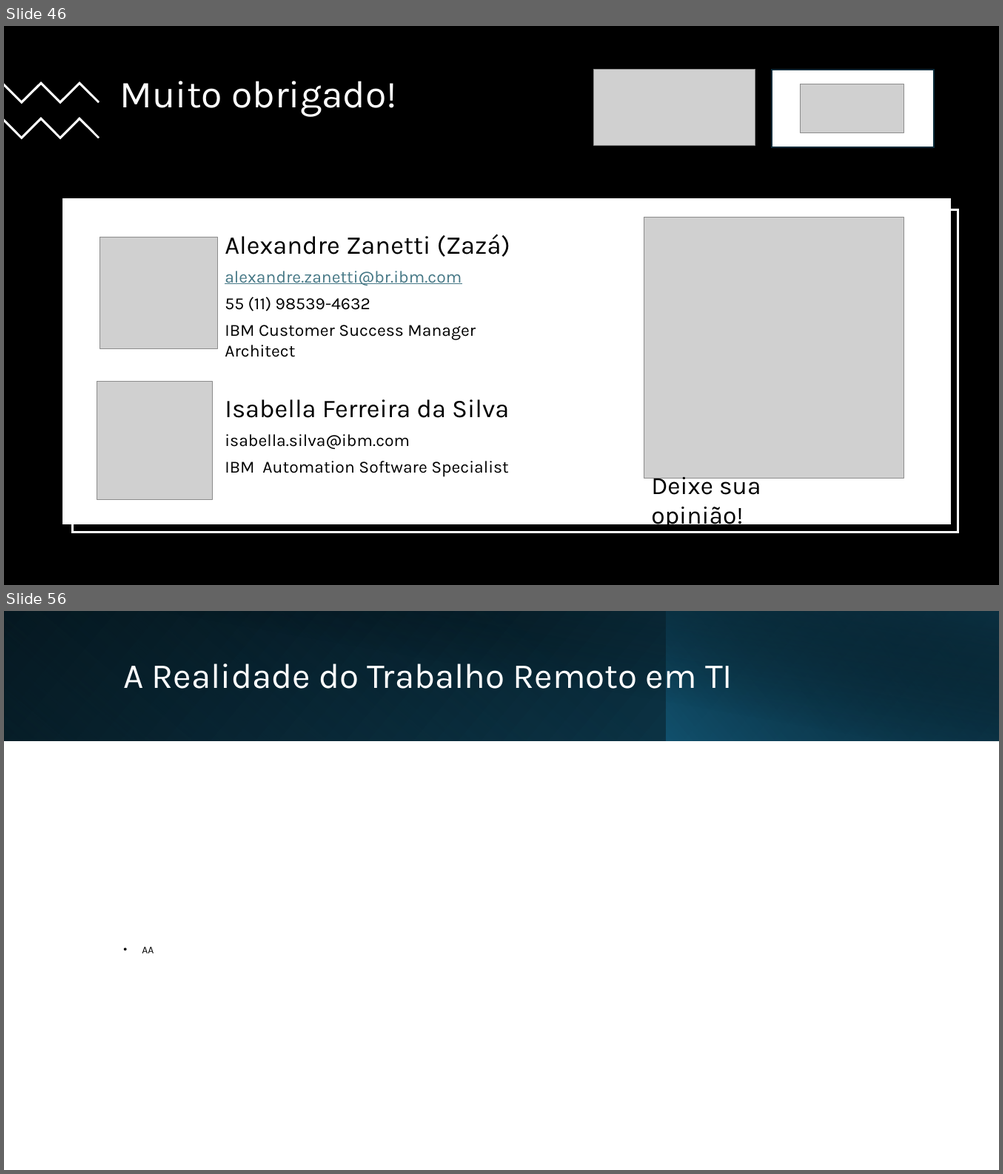
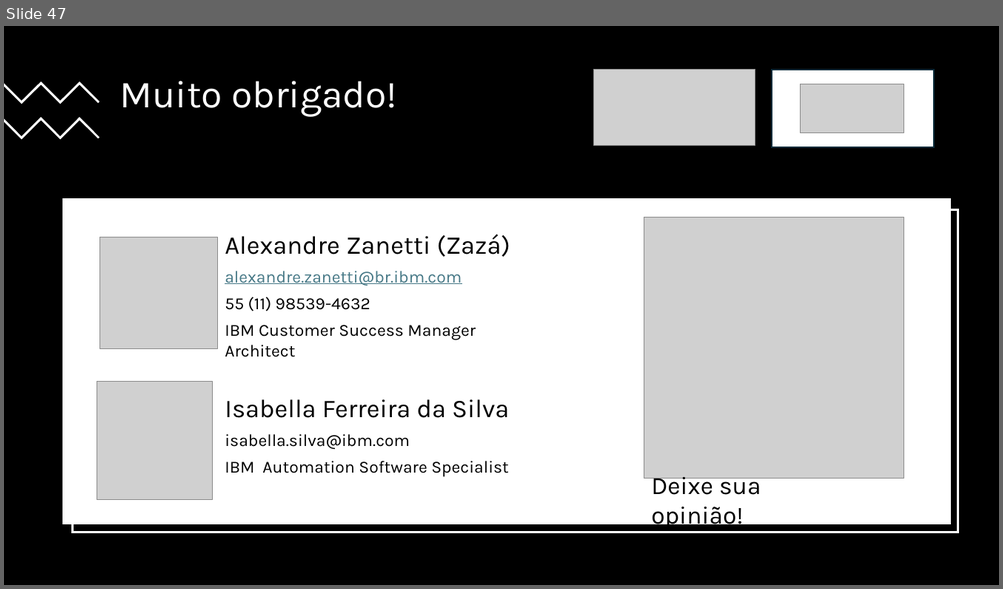
Before and after one commit to alexandrezanetti/ios-palestra-carreiras-ti, a slide deck: ONG_IOS_20241026-v8.pptx. Shown one above the other, each under a label of ours: slides 46 and 56 before the commit, slide 47 after it; the slides between them are not shown. The pictures are 1003x1174 and 1003x589 pixels, drawn with LibreOffice and Linux fonts; fonts in the diff are those of the drawing; grey boxes stand for pictures. Boxes give left, top, right and bottom in pixels: in the first picture for what was removed or moved away, otherwise in the second. Text is boxed around its words. In the diff, an @@ line names an element or a change of style, - is before the commit and + after.

```diff
--- a/ONG_IOS_20241026-v8.pptx
+++ b/ONG_IOS_20241026-v8.pptx
@@ slide 56 removed at box(4, 611, 999, 1170), background #FFFFFF @@
@@ rectangle removed at box(4, 611, 999, 741) @@
@@ rectangle removed at box(4, 611, 666, 741) @@
@@ rectangle removed at box(41, 611, 999, 741) @@
@@ rectangle removed at box(666, 611, 999, 741) @@
@@ title removed at box(123, 664, 732, 689) @@
-A Realidade do Trabalho Remoto em TI
@@ text removed at box(142, 947, 153, 954) @@
-• AA
@@ what was slide 46 is now slide 47 @@
```
Also in this commit, not shown: 1 slide added, 9 other slides removed.
